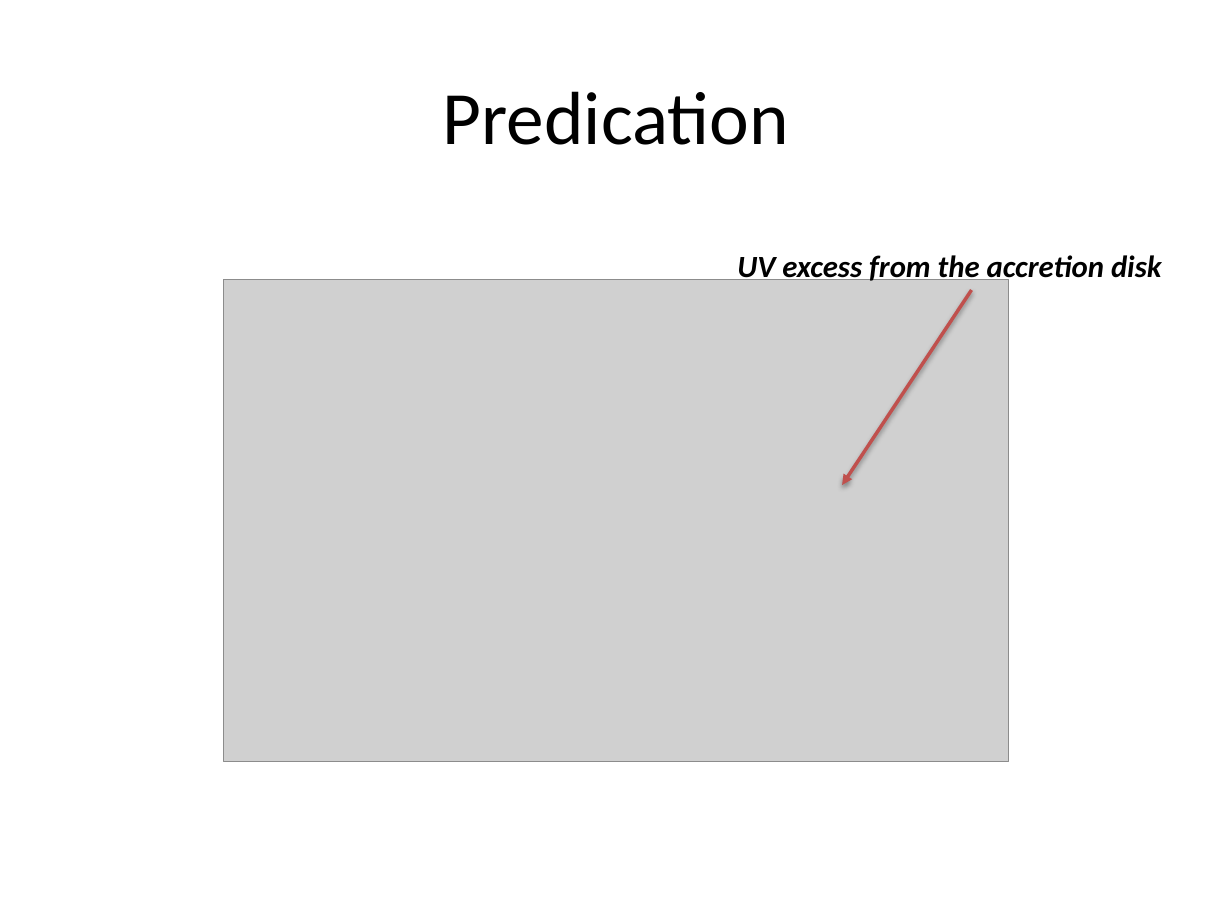
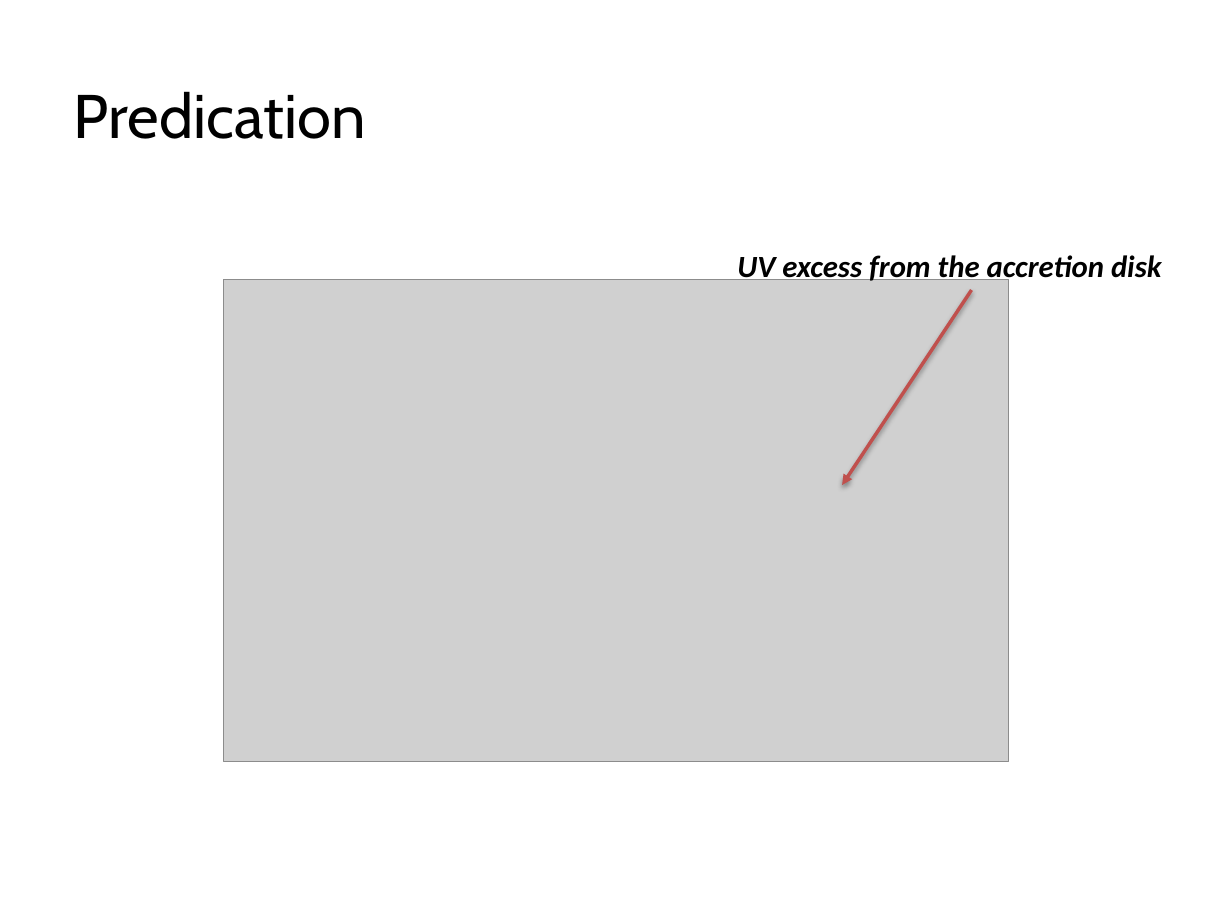
Before and after one commit to ShuxuYi/shuxuyi.github.io, a slide deck: slide 18 of lectures/FPSWUhan.pptx (slide 19 before the commit). Drawn at 1232x924 pixels with LibreOffice and Linux fonts; fonts in the diff are those of the drawing; grey boxes stand for pictures. Boxes give left, top, right and bottom in pixels: in the first picture for what was removed or moved away, otherwise in the second. Text is boxed around its words. In the diff, an @@ line names an element or a change of style, - is before the commit and + after.

```diff
--- a/lectures/FPSWUhan.pptx
+++ b/lectures/FPSWUhan.pptx
@@ title "Predication" at [74,91,366,139]: size 44 to 36 pt, font Calibri to Cabin; alignment centre to left @@
```
Also in this commit, not shown: 18 other slides changed, 1 slide removed, 1 other file.
